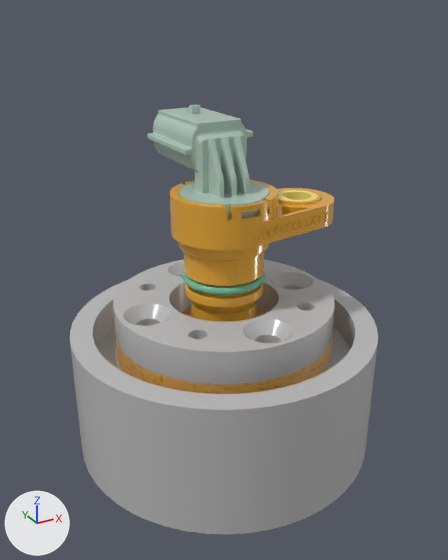
An edit to the glTF model public/models/oiling-assembly.glb, drawn before and after from the same camera.
Before and after are seen from a 50 mm lens placed at (-0.062, -0.1128, 0.0967), pointed at (-0.0011, -0.002, 0.0414). Lighting does not change. The marker at lower left points along +X, +Y and +Z. The first picture is the older version. Where no turn or scale is listed for an object, it has been applied to the vertices.

The scene before the commit, as lines of its bpy script (objects in view):
```python
me_mesh_0 = bpy.data.meshes.new('Mesh_0')
me_mesh_0.from_pydata(...)  # 7337 vertices, 14657 faces; spans x -0.0195..0.0195, y -0.0167..0.0167, z -0.0239..0.0238
# faces by material slot: [5171, 770, 3646, 5070]
me_mesh_0.materials.append(mat_color)  # orange #e5a838
me_mesh_0.materials.append(mat_color_001)  # yellow #f9e274
me_mesh_0.materials.append(mat_color_002)  # green #70b897
me_mesh_0.materials.append(mat_color_003)  # light grey #b1cabc
me_mesh_1 = bpy.data.meshes.new('Mesh_1')
me_mesh_1.from_pydata(...)  # 401 vertices, 800 faces; spans x -0.035..0.035, y -0.035..0.035, z -0.015..0.015
me_mesh_1.materials.append(mat_color_004)  # grey #bcbcbc
me_mesh_2 = bpy.data.meshes.new('Mesh_2')
me_mesh_2.from_pydata(...)  # 614 vertices, 1210 faces; spans x -0.025..0.025, y -0.025..0.025, z -0.0037..0.0037
me_mesh_2.materials.append(mat_color_004)  # grey #bcbcbc
ob_0083174_01___sensor_speed_1 = bpy.data.objects.new('0083174_01 - SENSOR-SPEED-1', me_mesh_0)
ob_0083174_01___sensor_speed_1.location = (0.008, 0.005, 0.0533)
ob_speed_sensor_sponge_press_outer_1 = bpy.data.objects.new('Speed Sensor Sponge Press Outer-1', me_mesh_2)
ob_speed_sensor_sponge_press_outer_1.location = (0.0, 0.0, 0.0325)
ob_speed_sensor_stand_1 = bpy.data.objects.new('Speed Sensor Stand-1', me_mesh_1)
ob_speed_sensor_stand_1.location = (0.0, 0.0, 0.015)
# also in view: 'Sponge Outer-1' at (0.0, 0.0, 0.0257)
```
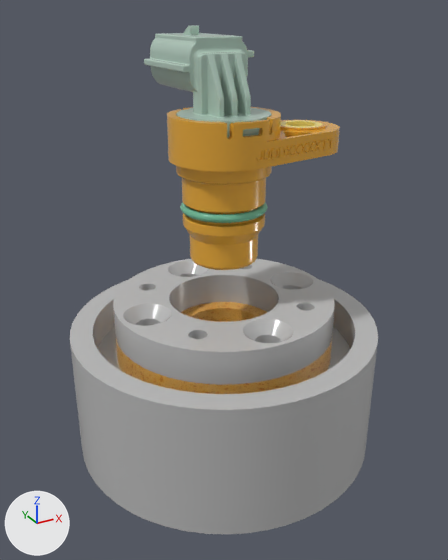
Pixel boxes [x1, y1, x2, y2] of what changed, in the pictures (448 x 560 px):
'0083174_01 - SENSOR-SPEED-1', moved: before [148, 104, 334, 322]; after [144, 25, 340, 270]

The change, as a list of edits to the scene's bpy script:
```text
Change ob_0083174_01___sensor_speed_1:
    ob_0083174_01___sensor_speed_1.location: (0.008, 0.005, 0.0533) -> (0.008, 0.005, 0.0694)
```
